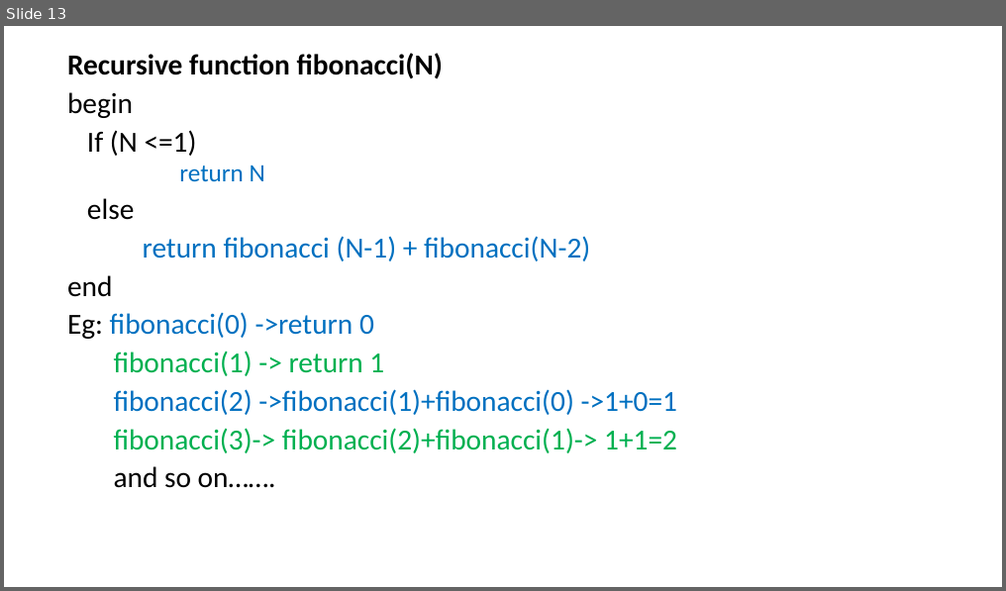
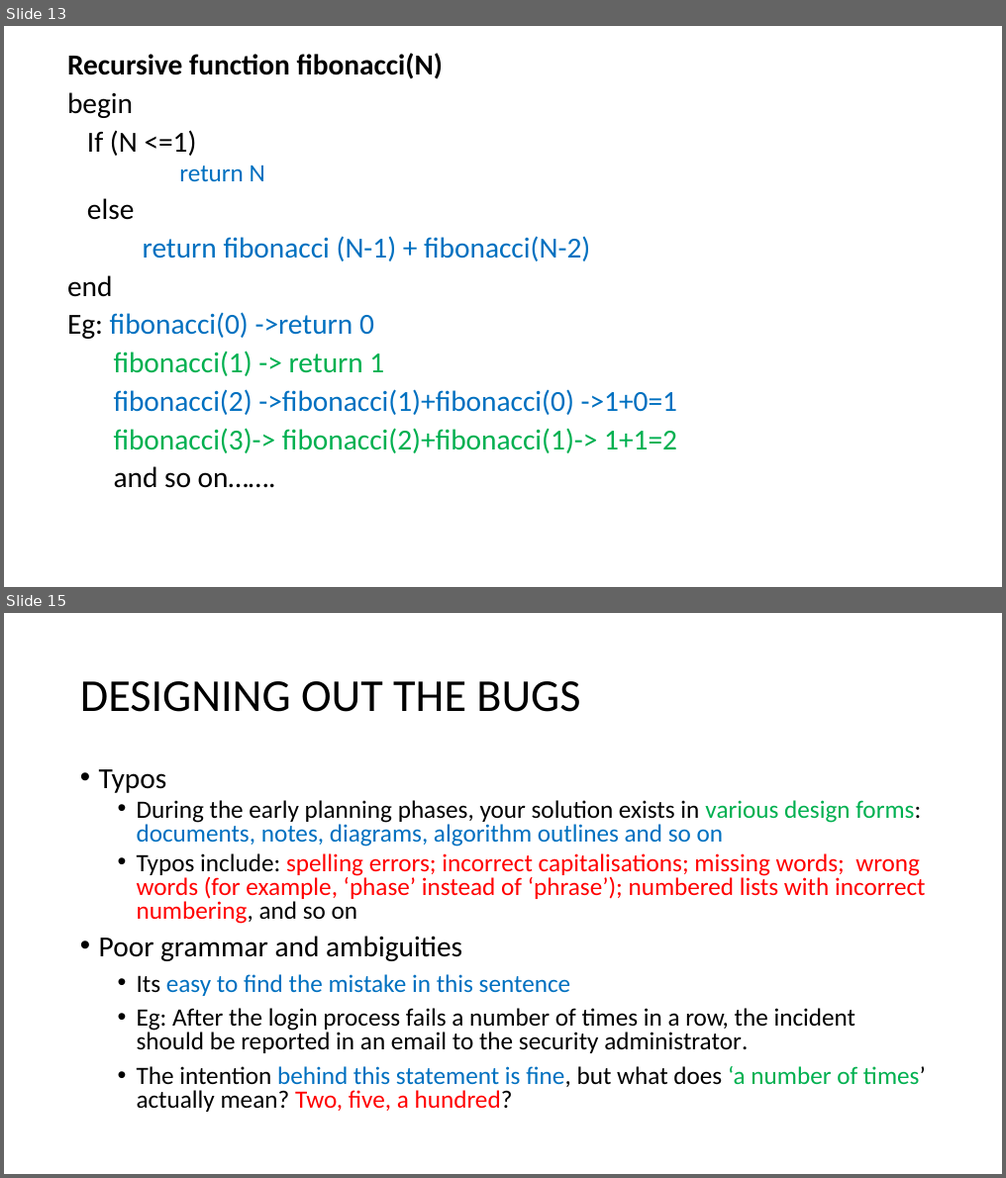
Before and after one commit to tgashwinkumar/college-stuffs, a slide deck: G1/SEM 1 - Python Programming/PDFs/Unit II Algorithmic Problem solving.pptx. Shown one above the other, each under a label of ours: slide 13 before the commit, slides 13 and 15 after it; the slides between them are not shown. The pictures are 1006x591 and 1006x1178 pixels, drawn with LibreOffice and Linux fonts; fonts in the diff are those of the drawing. Boxes give left, top, right and bottom in pixels: in the first picture for what was removed or moved away, otherwise in the second. Text is boxed around its words. In the diff, an @@ line names an element or a change of style, - is before the commit and + after.

```diff
--- a/G1/SEM 1 - Python Programming/PDFs/Unit II Algorithmic Problem solving.pptx
+++ b/G1/SEM 1 - Python Programming/PDFs/Unit II Algorithmic Problem solving.pptx
@@ slide 15 added at box(4, 613, 1002, 1174), background #FFFFFF @@
@@ title added at box(80, 681, 580, 712), 44 pt, text #000000 @@
+DESIGNING OUT THE BUGS
@@ text added at box(99, 769, 926, 1112), 24 pt, text #000000 @@
+• Typos
+  • During the early planning phases, your solution exists in various design forms: documents, notes, diagrams, algorithm outlines and so on
+  • Typos include: spelling errors; incorrect capitalisations; missing words; wrong words (for example, ‘phase’ instead of ‘phrase’); numbered lists with incorrect numbering, and so on
+  • Poor grammar and ambiguities
+    • Its easy to find the mistake in this sentence
+    • Eg: After the login process fails a number of times in a row, the incident should be reported in an email to the security administrator.
+    • The intention behind this statement is fine, but what does ‘a number of times’ actually mean? Two, five, a hundred?
```
Also in this commit, not shown: 12 other slides added, 27 other files.
